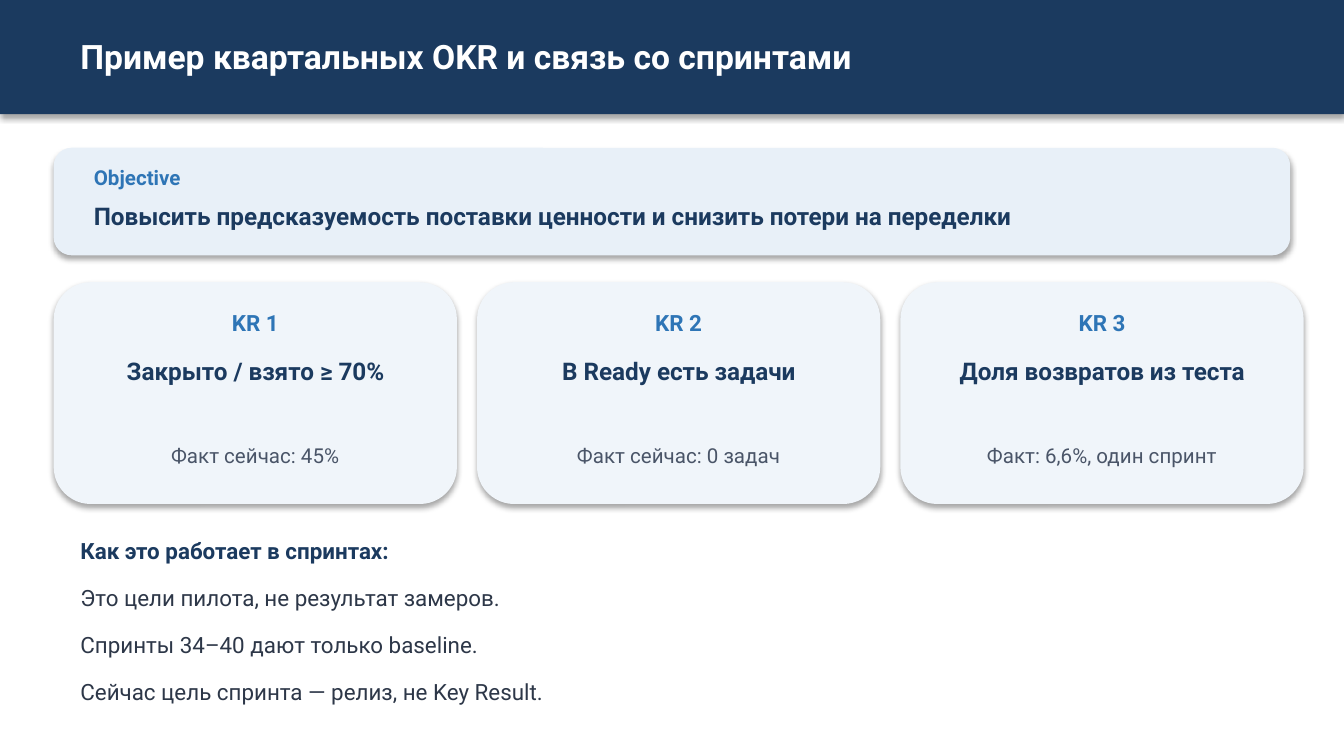
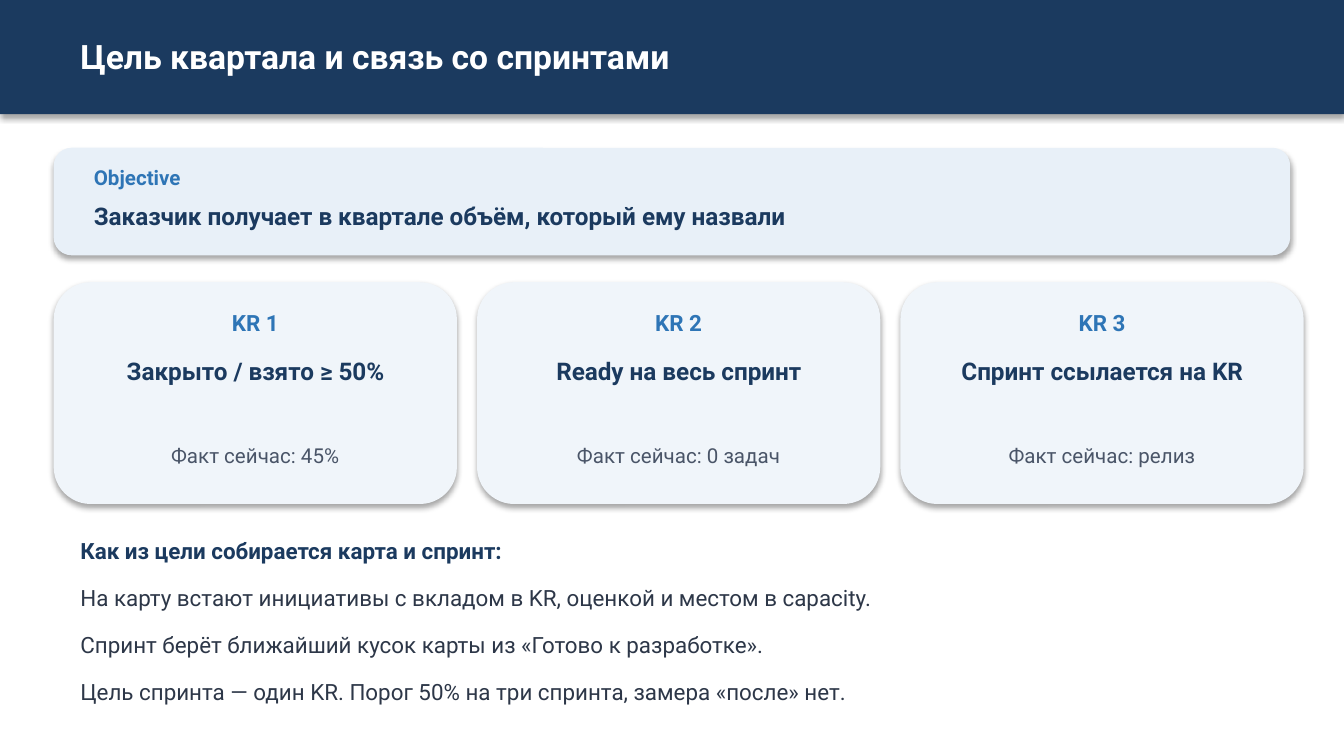
Before and after one commit to camelot270/otus_work, a slide deck: slide 13 of docs/Zashita_proekta_Skvoznoe_planirovanie.pptx. Drawn at 1344x756 pixels with LibreOffice and Linux fonts; fonts in the diff are those of the drawing. Boxes give left, top, right and bottom in pixels: in the first picture for what was removed or moved away, otherwise in the second. Text is boxed around its words. In the diff, an @@ line names an element or a change of style, - is before the commit and + after.

```diff
--- a/docs/Zashita_proekta_Skvoznoe_planirovanie.pptx
+++ b/docs/Zashita_proekta_Skvoznoe_planirovanie.pptx
@@ text at bbox=[80, 45, 670, 76]: text changed @@
-Пример квартальных OKR и связь со спринтами
+Цель квартала и связь со спринтами
@@ text at bbox=[94, 206, 785, 230]: text changed @@
-Повысить предсказуемость поставки ценности и снизить потери на переделки
+Заказчик получает в квартале объём, который ему назвали
@@ text at bbox=[127, 362, 385, 385]: text changed @@
-Закрыто / взято ≥ 70%
+Закрыто / взято ≥ 50%
@@ text at bbox=[556, 361, 801, 385]: text changed @@
-В Ready есть задачи
+Ready на весь спринт
@@ text at bbox=[961, 362, 1243, 385]: text changed @@
-Доля возвратов из теста
+Спринт ссылается на KR
@@ text at bbox=[1009, 448, 1195, 467]: text changed @@
-Факт: 6,6%, один спринт
+Факт сейчас: релиз
@@ text at bbox=[80, 542, 502, 564]: text changed @@
-Как это работает в спринтах:
+Как из цели собирается карта и спринт:
@@ text at bbox=[80, 590, 871, 611]: text changed @@
-Это цели пилота, не результат замеров.
+На карту встают инициативы с вкладом в KR, оценкой и местом в capacity.
@@ text at bbox=[80, 636, 763, 658]: text changed @@
-Спринты 34–40 дают только baseline.
+Спринт берёт ближайший кусок карты из «Готово к разработке».
@@ text at bbox=[80, 684, 845, 705]: text changed @@
-Сейчас цель спринта — релиз, не Key Result.
+Цель спринта — один KR. Порог 50% на три спринта, замера «после» нет.
```
Also in this commit, not shown: 6 other slides changed.
